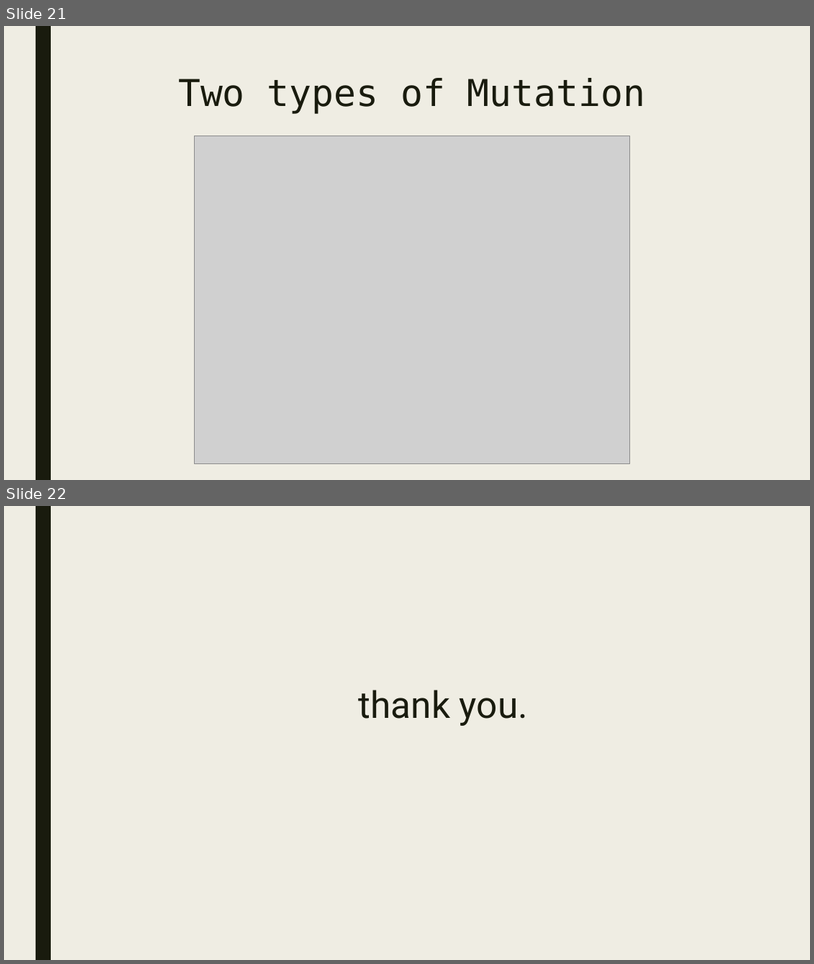
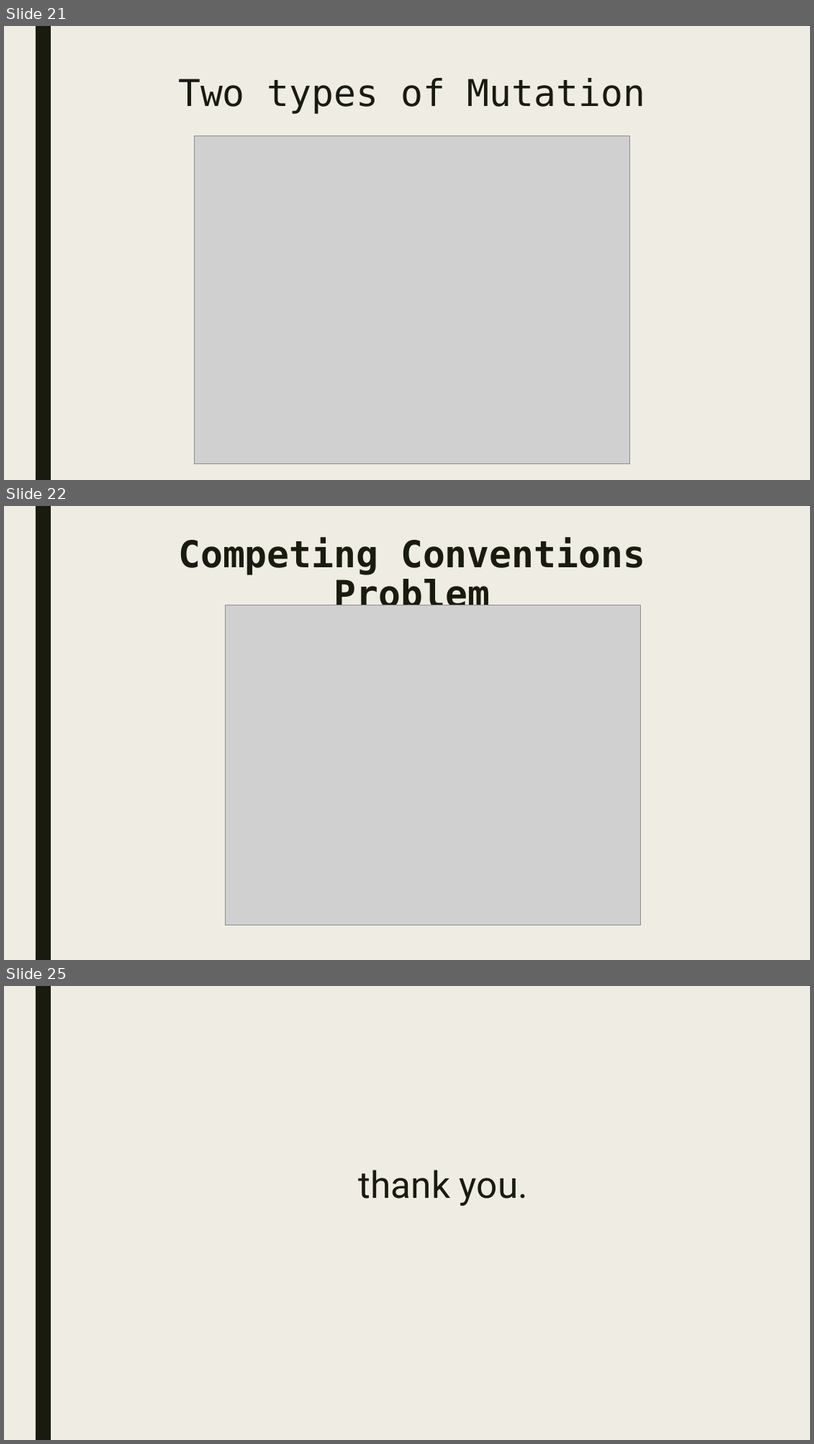
Before and after one commit to bokonist/drone-x, a slide deck: Drone-X-presentation2.pptx. Shown one above the other, each under a label of ours: slides 21 and 22 before the commit, slides 21, 22 and 25 after it; the slides between them are not shown. The pictures are 814x964 and 814x1444 pixels, drawn with LibreOffice and Linux fonts; fonts in the diff are those of the drawing; grey boxes stand for pictures. Boxes give left, top, right and bottom in pixels: in the first picture for what was removed or moved away, otherwise in the second. Text is boxed around its words. In the diff, an @@ line names an element or a change of style, - is before the commit and + after.

```diff
--- a/Drone-X-presentation2.pptx
+++ b/Drone-X-presentation2.pptx
@@ slide 22 added at bbox=[4, 506, 810, 960], background #EFEDE3; not listed: 1 template element that a slide beside it also shows @@
@@ title added at bbox=[178, 538, 646, 605], 44 pt, text #191B0E, bold @@
+Competing Conventions Problem
@@ picture added at bbox=[226, 605, 640, 925] @@
@@ what was slide 22 is now slide 25 @@
```
Also in this commit, not shown: 1 slide changed, 2 other slides added.
